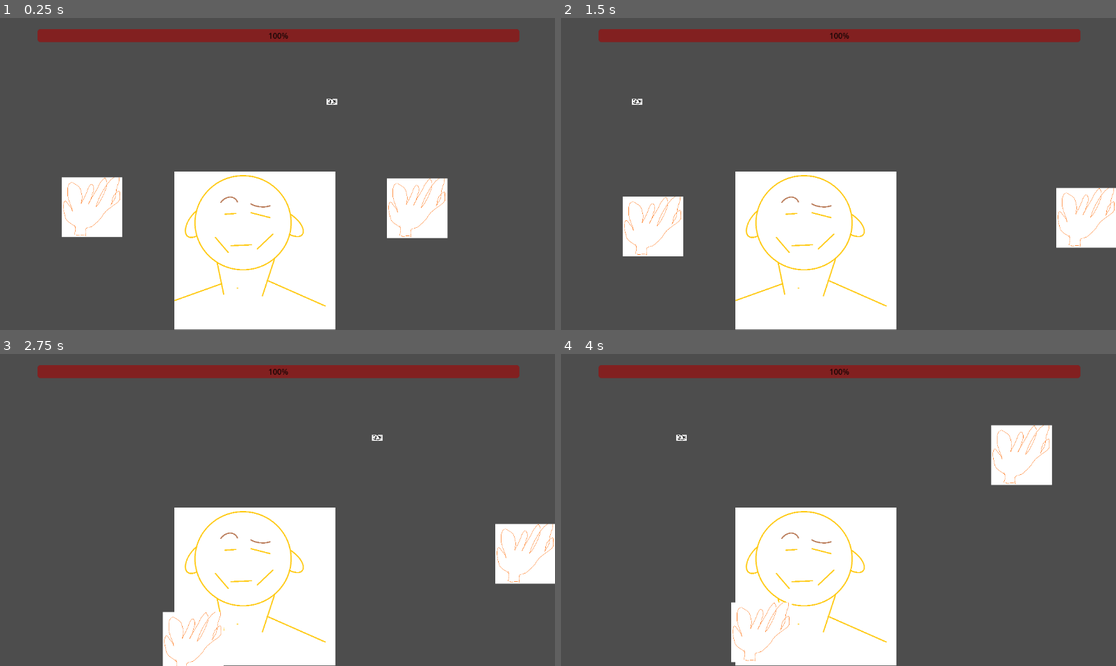
Above: before the commit, frames 1-4 (two rows, left to right).
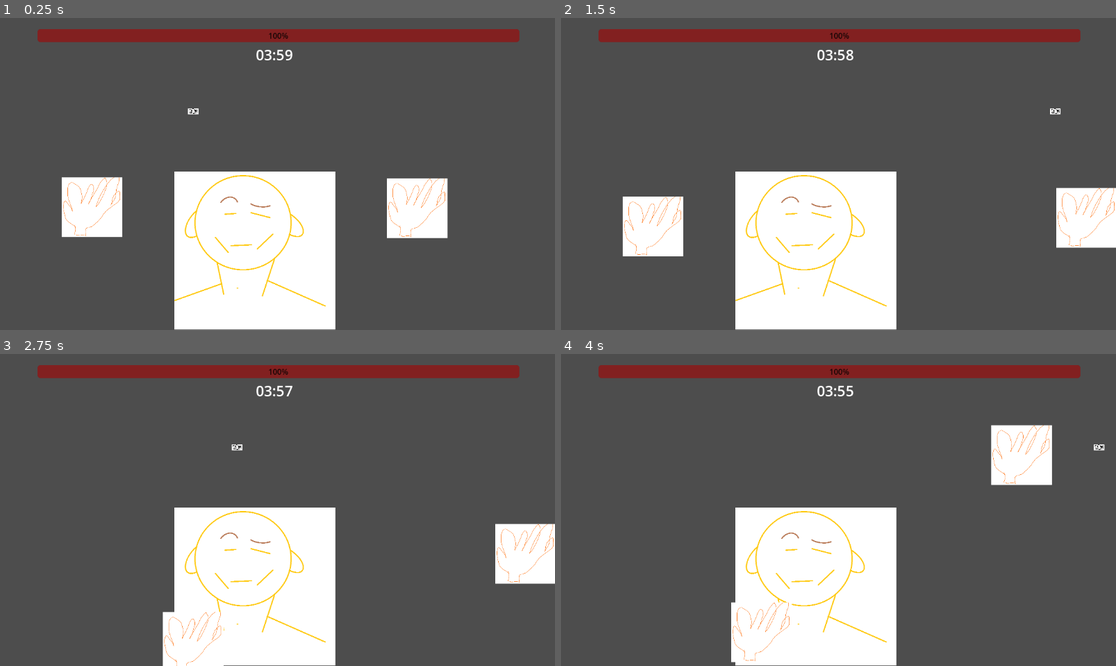
Above: after the commit, the same moments.

Repository: GopnikJammeri/LDJam56
Game: Godot game, scene res://Scenes/world.tscn
Same seed, same stepped clock (60 frames per second), same inputs: the game is played once before the commit and once after it.
Inputs (mouse positions are in pixels of both pictures, inside the frame that each line leads up to):
- Up to frame 1 (0.25 s): no input
- Up to frame 2 (1.5 s): move the mouse to (960, 158) at 0.52 s; hold Right (human_move_right) 0.53-1.28 s; click (960, 158) at 0.6 s; move the mouse to (727, 189) at 1.27 s; hold Down (human_move_down) from 1.28 s (still down); tap M (switch_hand) at 1.35 s
- Up to frame 3 (2.75 s): move the mouse to (333, 441) at 2.02 s; release Down (human_move_down) at 2.03 s; hold Right (human_move_right) from 2.03 s (still down); click (333, 441) at 2.1 s
- Up to frame 4 (4 s): move the mouse to (810, 572) at 2.77 s; release Right (human_move_right) at 2.78 s; hold Up (human_move_up) 2.78-3.53 s; tap M (switch_hand) at 2.85 s; click (810, 572) at 2.92 s; move the mouse to (1005, 556) at 3.52 s; hold Left (human_move_left) from 3.53 s (still down); click (1005, 556) at 3.6 s

The runs differ from the first frame. In frame 1, 0.2% of the frame differs, in the area x 33-61%, y 10-31%; in frame 2, 0.2%; in frame 3, 0.2%; in frame 4, 0.2%.
Error after the commit: Invalid access to property or key 'position' on a base object of type 'null instance'. (res://Scripts/mosquito.gd:29)

Commit message:
game timer and game pause

Diff:
--- /dev/null
+++ b/Scenes/stats_manager.tscn
@@ -0,0 +1,13 @@
+[gd_scene load_steps=2 format=3 uid="uid://gv6wisvijf76"]
+
+[ext_resource type="Script" path="res://Scripts/StatsManager.gd" id="1_ratit"]
+
+[node name="StatsManager" type="Node"]
+script = ExtResource("1_ratit")
+
+[node name="Timer" type="Timer" parent="."]
+wait_time = 240.0
+one_shot = true
+autostart = true
+
+[connection signal="timeout" from="Timer" to="." method="_on_timer_timeout"]
--- /dev/null
+++ b/Scenes/timer_ui.tscn
@@ -0,0 +1,22 @@
+[gd_scene load_steps=2 format=3 uid="uid://cpds84pgepn3d"]
+
+[ext_resource type="Script" path="res://Scripts/timer_ui.gd" id="1_fuj0x"]
+
+[node name="TimerUI" type="Control"]
+layout_mode = 3
+anchors_preset = 15
+anchor_right = 1.0
+anchor_bottom = 1.0
+grow_horizontal = 2
+grow_vertical = 2
+script = ExtResource("1_fuj0x")
+
+[node name="Label" type="Label" parent="."]
+layout_mode = 0
+offset_left = 535.0
+offset_top = 65.0
+offset_right = 627.0
+offset_bottom = 107.0
+theme_override_font_sizes/font_size = 30
+text = "vreme
+"
--- a/Scenes/world.tscn
+++ b/Scenes/world.tscn
@@ -5,7 +5,7 @@
 [ext_resource type="PackedScene" uid="uid://dant37hgbwwmw" path="res://Scenes/human.tscn" id="2_xs0at"]
 [ext_resource type="PackedScene" uid="uid://cijdnabxraonc" path="res://Scenes/Hand.tscn" id="3_ay8sv"]
 [ext_resource type="PackedScene" uid="uid://dhf4aj2g3ogcy" path="res://Scenes/UI_Control_Scene.tscn" id="4_cmb76"]
-[ext_resource type="PackedScene" uid="uid://deha0kmd1tjfw" path="res://Scenes/mosquito_spawn_point.tscn" id="6_lwm2d"]
+[ext_resource type="PackedScene" uid="uid://cpds84pgepn3d" path="res://Scenes/timer_ui.tscn" id="6_wlg0w"]
 
 [node name="World" type="Node2D"]
 script = ExtResource("1_lhxt3")
@@ -31,5 +31,13 @@
 offset_right = 1150.0
 offset_bottom = 674.0
 
-[node name="MosquitoSpawnPoint" parent="." instance=ExtResource("6_lwm2d")]
-position = Vector2(564, 174)
+[node name="TimerUI" parent="." instance=ExtResource("6_wlg0w")]
+anchors_preset = 0
+anchor_right = 0.0
+anchor_bottom = 0.0
+offset_left = -4.0
+offset_top = -10.0
+offset_right = -4.0
+offset_bottom = -10.0
+grow_horizontal = 1
+grow_vertical = 1
--- a/Scripts/StatsManager.gd
+++ b/Scripts/StatsManager.gd
@@ -3,6 +3,7 @@
 signal on_health_change()
 
 var health: float = 100
+@onready var timer = $Timer
 
 func GetHealth() -> int:
 	return health
@@ -18,3 +19,7 @@
 # Called every frame. 'delta' is the elapsed time since the previous frame.
 func _process(delta: float) -> void:
 	pass
+
+
+func _on_timer_timeout():
+	get_tree().set_deferred("paused", true)
--- /dev/null
+++ b/Scripts/node.gd
@@ -0,0 +1,12 @@
+extends Node
+
+
+
+# Called when the node enters the scene tree for the first time.
+func _ready():
+	pass # Replace with function body.
+
+
+# Called every frame. 'delta' is the elapsed time since the previous frame.
+func _process(delta):
+	pass
--- /dev/null
+++ b/Scripts/timer_ui.gd
@@ -0,0 +1,19 @@
+extends Control
+
+@onready var label = $Label
+
+# Called when the node enters the scene tree for the first time.
+func _ready():
+	pass # Replace with function body.
+
+
+# Called every frame. 'delta' is the elapsed time since the previous frame.
+func _process(delta):
+	label.text = "%02d:%02d" % time_left()
+
+
+func time_left():
+	var time_left =  StatsManager.timer.time_left
+	var minute = floor(time_left / 60)
+	var seconds = int(time_left) % 60
+	return [minute, seconds]
--- a/project.godot
+++ b/project.godot
@@ -18,7 +18,7 @@
 [autoload]
 
 ControllerManager="*res://Scripts/ControllerManager.gd"
-StatsManager="*res://Scripts/StatsManager.gd"
+StatsManager="*res://Scenes/stats_manager.tscn"
 Globals="*res://Scripts/globals.gd"
 
 [input]
